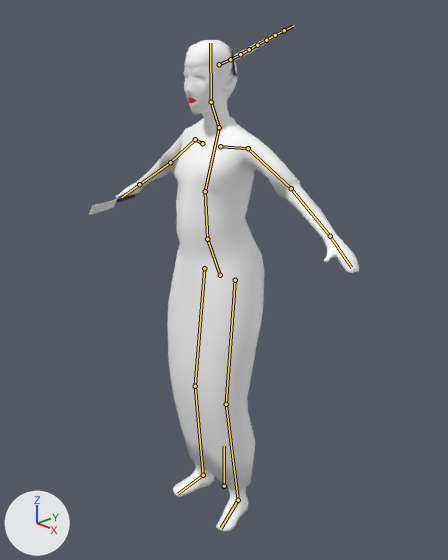
Before and after pictures for a commit that changed the Blender file models/butcher/butcher.blend.
The view is the same before and after, from a 50 mm camera at (1.98, -1.84, 2.22) aimed at (0.02, -0.02, 1.19). The lights are fixed; the arrows at lower left show +X, +Y and +Z. The first picture is the older version. The bones that bend it are drawn over the model as lines.

Names of what the first picture shows: 'femme'.
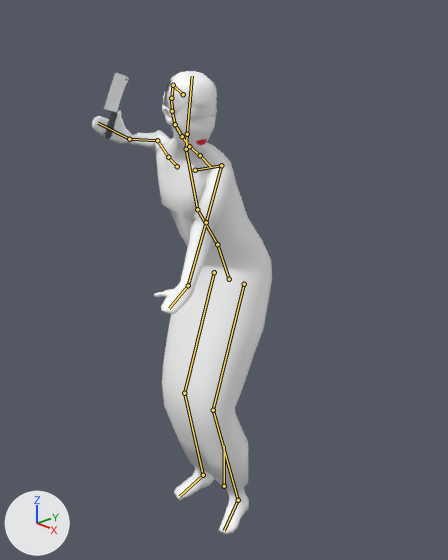
The newer file adds an action. The first version stands in its rest pose; the second is drawn at frame 24 of the action 'Look'.

Pixel boxes (x1, y1, x2, y2) of what changed, in the pictures (448 x 560 px):
'femme', posed (33% narrower, 9% shorter): before (89, 25, 359, 532); after (92, 71, 272, 534)
bone 'Pelvis', root to tip: before (220, 275) to (207, 239); after (229, 279) to (217, 244)
bone 'spine', root to tip: before (207, 239) to (205, 191); after (217, 244) to (197, 209)
bone 'neck', root to tip: before (219, 127) to (211, 102); after (186, 149) to (187, 134)
bone 'head', root to tip: before (211, 102) to (210, 43); after (187, 134) to (192, 76)
bone 'head.002', root to tip: before (230, 59) to (240, 54); after (173, 85) to (171, 98)
bone 'head.003', root to tip: before (240, 54) to (249, 49); after (171, 98) to (172, 111)
bone 'head.004', root to tip: before (249, 49) to (257, 45); after (172, 111) to (175, 124)
bone 'head.005', root to tip: before (257, 45) to (266, 40); after (175, 124) to (182, 136)
bone 'head.006', root to tip: before (266, 40) to (275, 35); after (182, 136) to (189, 146)
bone 'head.007', root to tip: before (275, 35) to (284, 30); after (189, 146) to (200, 155)
bone 'head.008', root to tip: before (284, 30) to (293, 26); after (200, 155) to (210, 166)
bone 'hand.L', root to tip: before (330, 236) to (351, 267); after (188, 285) to (169, 308)
bone 'hand.R', root to tip: before (139, 184) to (121, 197); after (129, 139) to (98, 123)

The change in detail:
Bone 'Pelvis' (bone_pelvis) moves from (0.0, 0.0, 0.0) to (-0.11, -0.3, -0.24).
Bone 'spine' (bone_spine) turns from (0, 0, 0) to (29, 2, 1) degrees about its own x, y and z.
Bone 'neck' (bone_neck) turns from (0, 0, 0) to (-12, 30, -45) degrees about its own x, y and z.
Bone 'head' (bone_head) turns from (0, 0, 0) to (-19, 30, -17) degrees about its own x, y and z.
Bone 'head.002' (bone_head_002) turns from (0, 0, 0) to (-94, -7, 8) degrees about its own x, y and z.
Bone 'head.003' (bone_head_003) turns from (0, 0, 0) to (-21, -3, 5) degrees about its own x, y and z.
Bone 'head.004' (bone_head_004) turns from (0, 0, 0) to (-15, -2, 3) degrees about its own x, y and z.
Bone 'head.005' (bone_head_005) turns from (0, 0, 0) to (-31, -6, 11) degrees about its own x, y and z.
Bone 'head.006' (bone_head_006) turns from (0, 0, 0) to (-12, -3, 5) degrees about its own x, y and z.
Bone 'head.007' (bone_head_007) turns from (0, 0, 0) to (-8, -1, -1) degrees about its own x, y and z.
Bone 'head.008' (bone_head_008) turns from (0, 0, 0) to (11, 9, -11) degrees about its own x, y and z.
Bone 'hand.L' (bone_hand_l) turns from (0, 0, 0) to (13, 12, 37) degrees about its own x, y and z.
Bone 'hand.R' (bone_hand_r) turns from (0, 0, 0) to (-89, 45, -100) degrees about its own x, y and z.
Bone 'lowerarm.L.001' (bone_lowerarm_l_001) moves from (0.0, 0.0, 0.0) to (-0.81, -0.75, 1.95).
Bone 'lowerarm.R.001' (bone_lowerarm_r_001) moves from (0.0, 0.0, 0.0) to (0.88, 1.11, 1.23).
